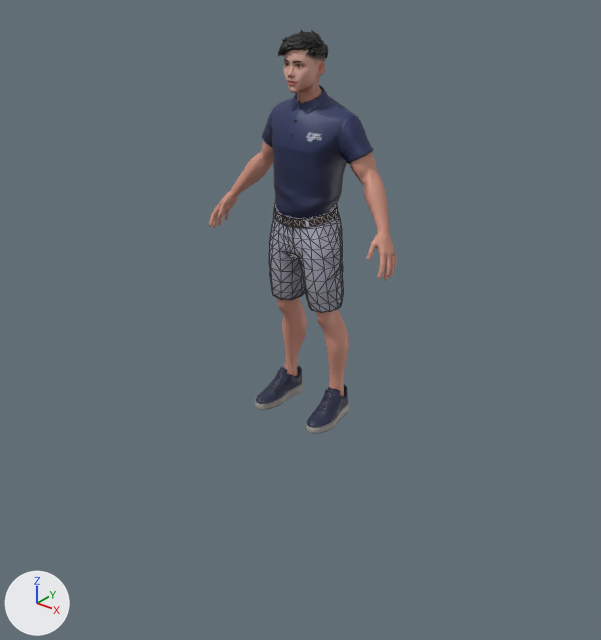
The FBX model elbow/flexion.fbx, before and after one commit.
Before and after are seen from a 50 mm camera at (2.28, -2.9, 2.28) aimed at (0.08, -0.15, 0.58). Every picture has the same lights, and +X, +Y and +Z are marked at lower left. Mesh edges are drawn as thin lines on the coarser meshes. Where no turn or scale is listed for an object, it has been applied to the vertices.

The scene before the commit, as lines of its bpy script (objects in view):
```python
me_scene_002 = bpy.data.meshes.new('Scene.002')
me_scene_002.from_pydata(...)  # 1324 vertices, 2566 faces; spans x -0.534..0.529, y -0.161..0.129, z 0.019..1.379
me_scene_002.materials.append(mat_wolf3d_body_001)
me_scene_004 = bpy.data.meshes.new('Scene.004')
me_scene_004.from_pydata(...)  # 2060 vertices, 4094 faces; spans x -0.095..0.097, y -0.134..0.086, z 1.521..1.833
me_scene_004.materials.append(mat_wolf3d_skin_001)  # picture img_basecolor_3_jpg
me_scene_005 = bpy.data.meshes.new('Scene.005')
me_scene_005.from_pydata(...)  # 407 vertices, 810 faces; spans x -0.199..0.196, y -0.152..0.125, z 0.608..1.102
me_scene_005.materials.append(mat_wolf3d_outfit_bottom_001)
ob_wolf3d_body = bpy.data.objects.new('Wolf3D_Body', me_scene_002)
ob_wolf3d_body.location = (0.0, 0.0, 0.0)
ob_wolf3d_head = bpy.data.objects.new('Wolf3D_Head', me_scene_004)
ob_wolf3d_head.location = (0.0, 0.0, 0.0)
ob_wolf3d_outfit_bottom = bpy.data.objects.new('Wolf3D_Outfit_Bottom', me_scene_005)
ob_wolf3d_outfit_bottom.location = (0.0, 0.0, 0.0)
# also in view: 'Wolf3D_Outfit_Top' at (0.0, 0.0, 1.3); 'Wolf3D_Outfit_Footwear' at (0.0, -0.04, 0.09); 'Wolf3D_Hair' at (0.0, -0.02, 1.79)
```
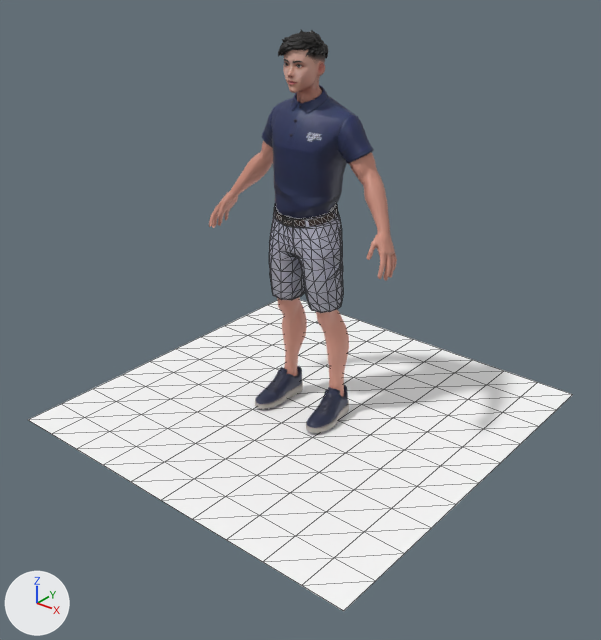
Boxes (x1, y1, x2, y2) around the edits, measured in the pictures (601 x 640 px):
'Plane', added: after (28, 300, 573, 611)

What the commit changed:
Material 'Default_Material' (mat_default_material) is new.
Its base color is (1.0, 1.0, 1.0) (white #ffffff).
Mesh me_scene_009 is new.
It has 121 vertices, 200 faces and spans x -1.02..1.02, y -1.02..1.02, z 0.0.
It uses material mat_default_material (white #ffffff).
Object 'Plane' (ob_plane) is new; it shows me_scene_009.
Its location is (0.0, 0.0, 0.0).
